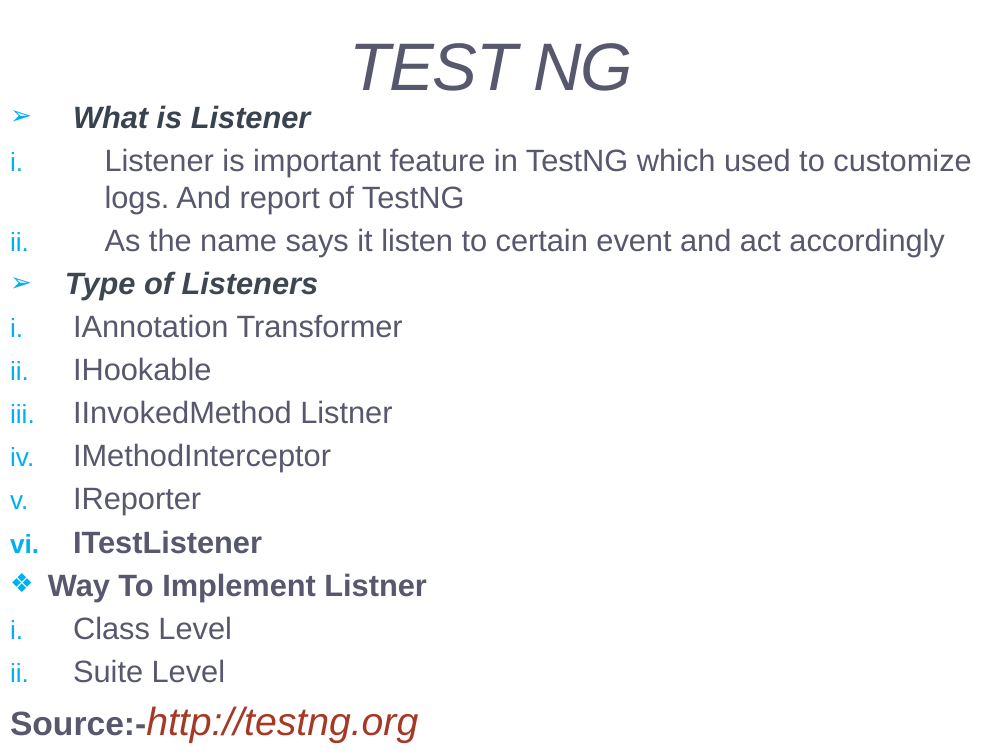
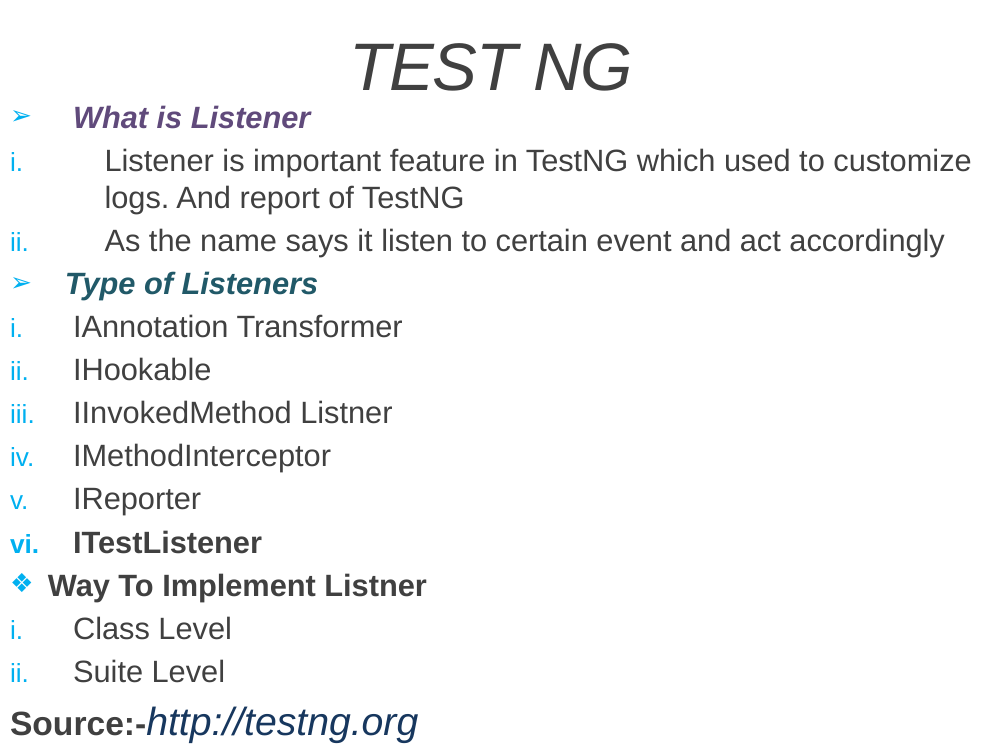
Before and after one commit to Evvans/Selenium-TestNG-Maven-Extent-Report, a slide deck: slide 8 of Page Object Model.pptx. Drawn at 1008x756 pixels with LibreOffice and Linux fonts; fonts in the diff are those of the drawing. Boxes give left, top, right and bottom in pixels: in the first picture for what was removed or moved away, otherwise in the second. Text is boxed around its words. In the diff, an @@ line names an element or a change of style, - is before the commit and + after.

```diff
--- a/Page Object Model.pptx
+++ b/Page Object Model.pptx
@@ title "TEST NG" at bbox=[350, 43, 632, 91]: text colour #57576E to #404040 @@
@@ subtitle "What is Listener" at bbox=[10, 105, 971, 743]: text colour #394350 to #604A7B in "What is Listener"; text colour #57576E to #404040 in "Listener is important feature in TestNG which ...", "As the name says it listen to ...", "IAnnotation Transformer", "IHookable" and 8 more places; text colour #3E4652 to #215968 in "Type of Listeners"; text colour #A53926 to #17375E in "Source:-http://testng.org" @@
```
Also in this commit, not shown: 6 other slides changed, 2 slides added, 1 slide removed, 5 other files.
